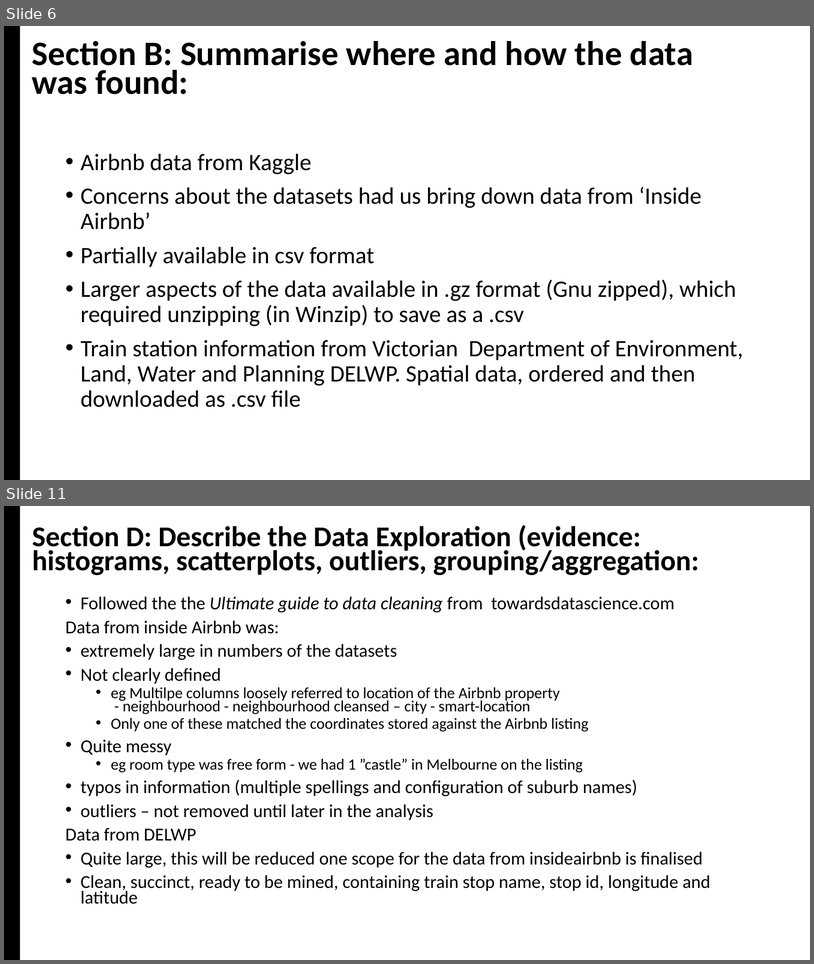
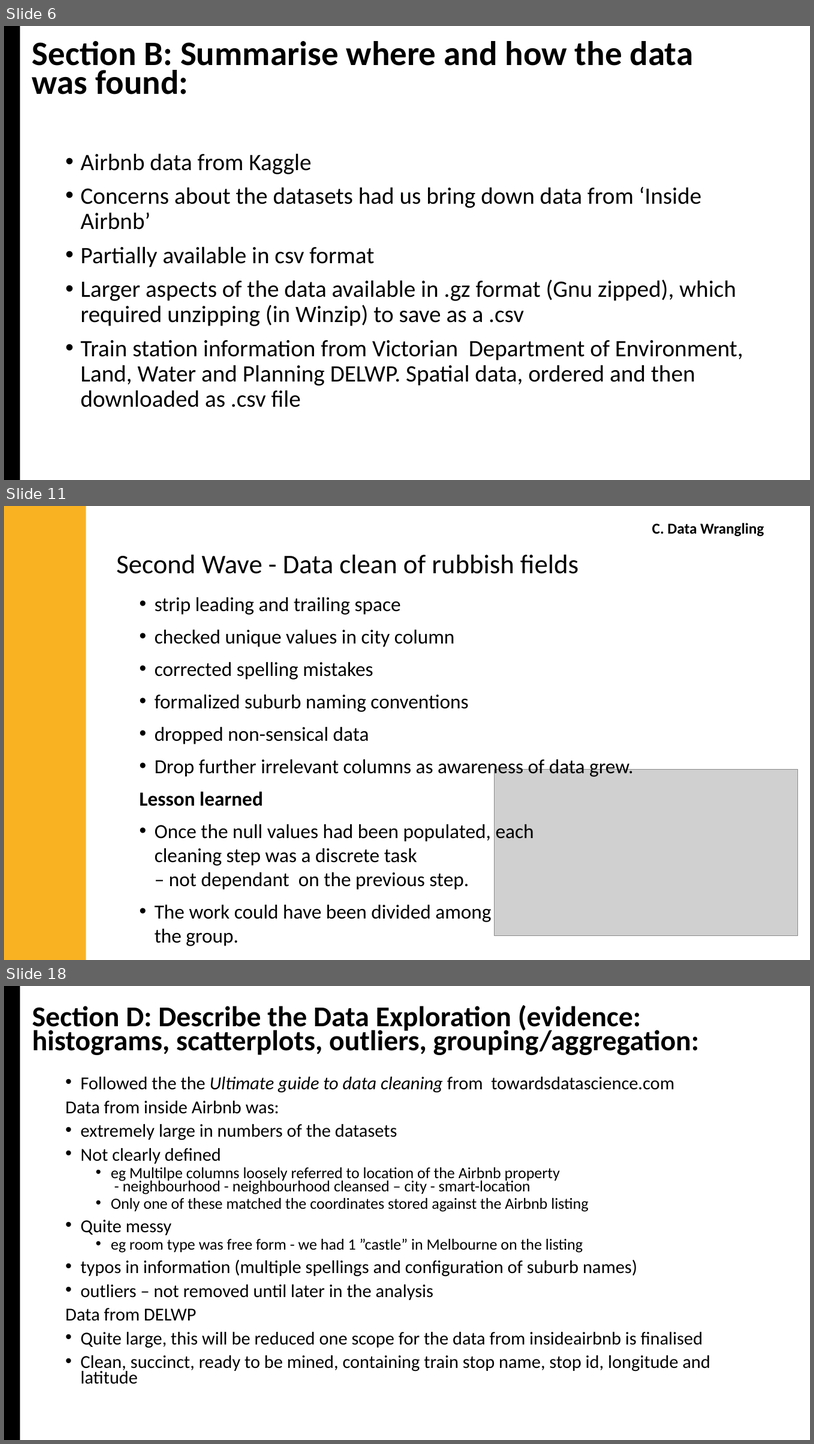
Before and after one commit to jMacProd/Project1, a slide deck: Presentation Slides/airbnbPresentation.pptx. Shown one above the other, each under a label of ours: slides 6 and 11 before the commit, slides 6, 11 and 18 after it; the slides between them are not shown. The pictures are 814x964 and 814x1444 pixels, drawn with LibreOffice and Linux fonts; fonts in the diff are those of the drawing; grey boxes stand for pictures. Boxes give left, top, right and bottom in pixels: in the first picture for what was removed or moved away, otherwise in the second. Text is boxed around its words. In the diff, an @@ line names an element or a change of style, - is before the commit and + after.

```diff
--- a/Presentation Slides/airbnbPresentation.pptx
+++ b/Presentation Slides/airbnbPresentation.pptx
@@ slide 11 added at bbox=[4, 506, 810, 960], background #FFFFFF @@
@@ rectangle added at bbox=[4, 506, 86, 960], fill #F9B322 @@
@@ text added at bbox=[653, 523, 764, 537], 18 pt, text #000000, bold @@
+C. Data Wrangling
@@ text added at bbox=[116, 555, 579, 574], 32 pt, text #000000 @@
+Second Wave - Data clean of rubbish fields
@@ text added at bbox=[140, 597, 633, 946], 23.8 pt, text #000000 @@
+• strip leading and trailing space
+• checked unique values in city column
+• corrected spelling mistakes
+• formalized suburb naming conventions
+• dropped non-sensical data
+• Drop further irrelevant columns as awareness of data grew.
+Lesson learned
+• Once the null values had been populated, each
+  cleaning step was a discrete task
+  – not dependant on the previous step.
+• The work could have been divided among
+  the group.
@@ picture added at bbox=[495, 769, 798, 936] @@
@@ what was slide 11 is now slide 18 @@
```
Also in this commit, not shown: 4 slides changed, 7 other slides added, 1 slide removed, 2 other files.
